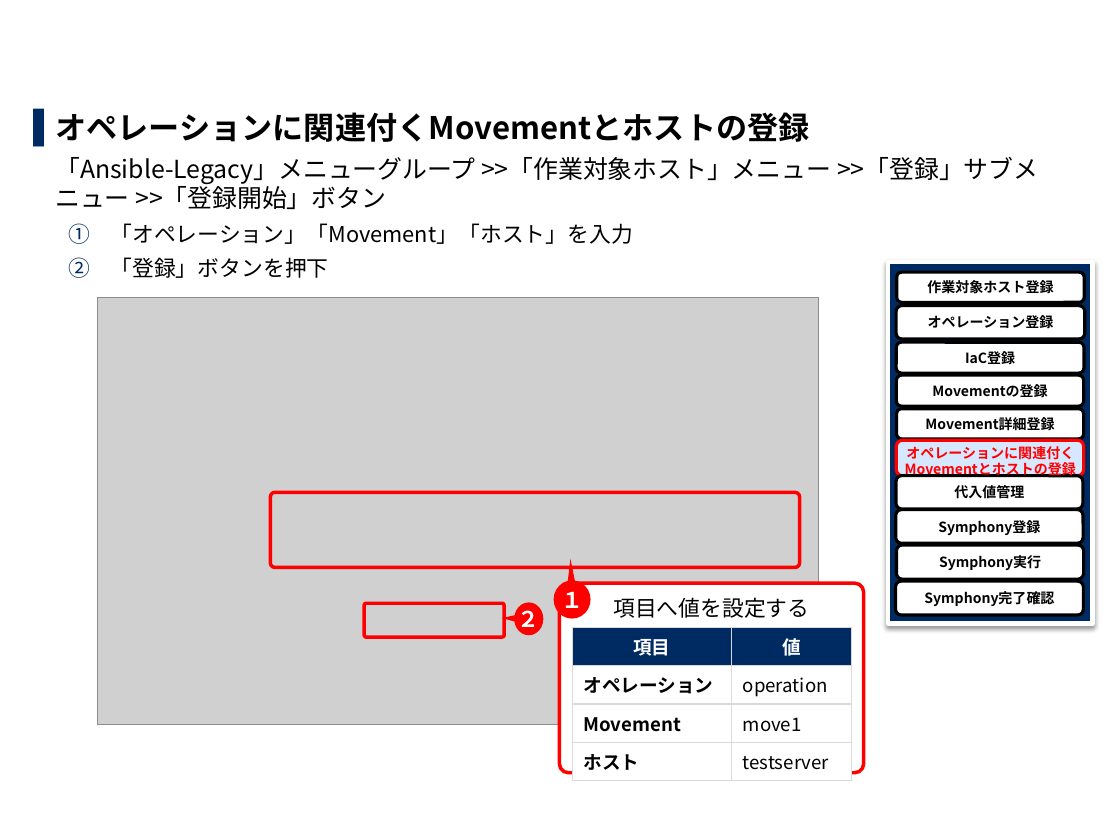
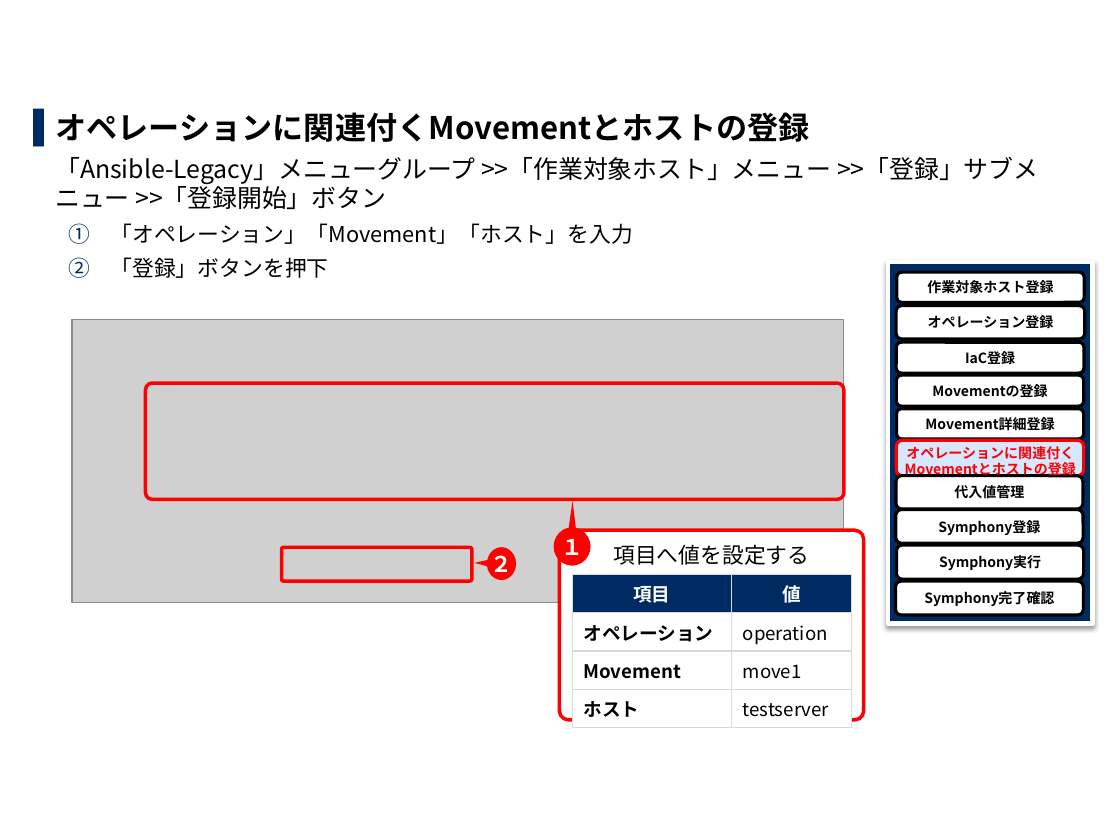
Before and after one commit to exastro-suite/it-automation-docs, a slide deck: slide 23 of asset/Learn_ja/ITA-base_practice_ja.pptx. Drawn at 1120x840 pixels with LibreOffice and Linux fonts; fonts in the diff are those of the drawing; grey boxes stand for pictures; background and template pictures are left out. Boxes give left, top, right and bottom in pixels: in the first picture for what was removed or moved away, otherwise in the second. Text is boxed around its words. In the diff, an @@ line names an element or a change of style, - is before the commit and + after.

```diff
--- a/asset/Learn_ja/ITA-base_practice_ja.pptx
+++ b/asset/Learn_ja/ITA-base_practice_ja.pptx
@@ picture: place and size @@
-picture at (97,298,819,725)
+picture at (72,319,843,603)
@@ rounded rectangle: place and size @@
-rounded rectangle at (270,493,799,568)
+rounded rectangle at (146,383,844,500)
@@ speech bubble "１": place and size @@
-speech bubble "１" at (553,580,590,618)
+speech bubble "１" at (553,528,590,566)
@@ speech bubble "１" at (553,528,590,566): proportions changed @@
@@ rounded rectangle "項目へ値を設定する": place and size @@
-rounded rectangle "項目へ値を設定する" at (560,584,865,773)
+rounded rectangle "項目へ値を設定する" at (560,530,865,719)
@@ rounded rectangle: place and size @@
-rounded rectangle at (364,604,504,637)
+rounded rectangle at (281,548,472,581)
@@ speech bubble "２": place and size @@
-speech bubble "２" at (514,603,543,635)
+speech bubble "２" at (487,548,516,580)
@@ table: place and size @@
-table at (572,627,851,774)
+table at (572,575,851,721)
```
Also in this commit, not shown: 18 other slides changed.
